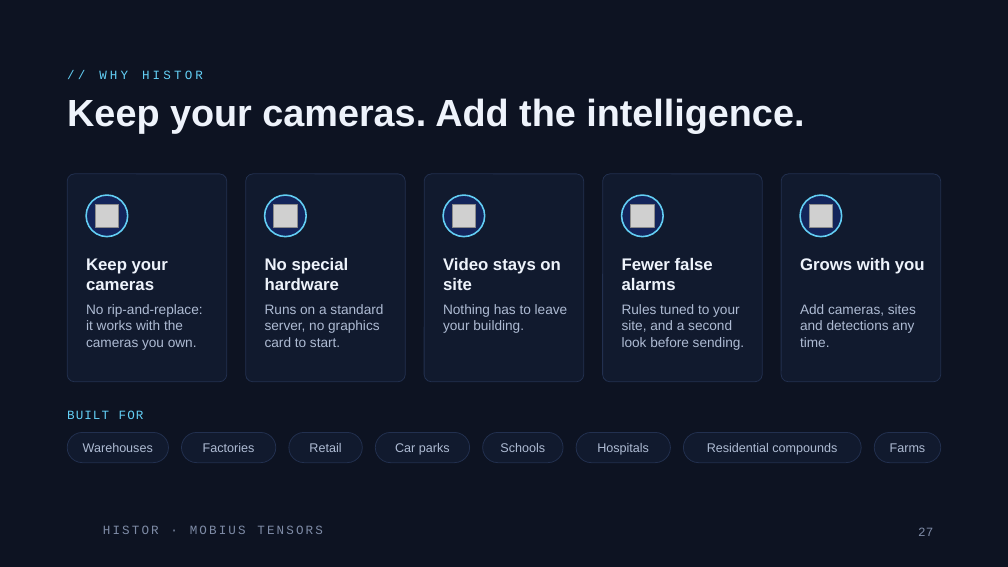
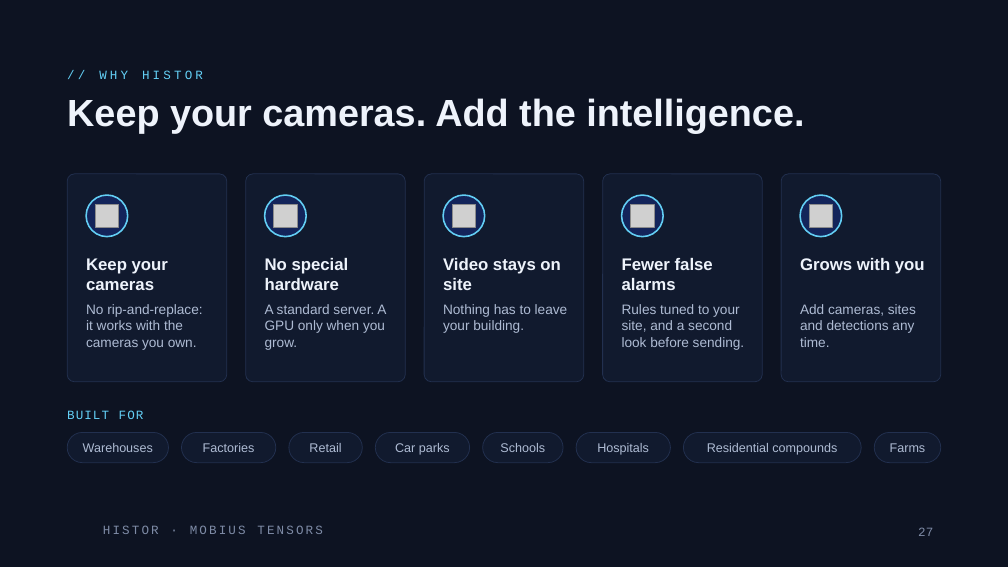
Before and after one commit to rachadlakis/mobius-tensors, a slide deck: slide 27 of projects/histor/docs/Histor.pptx. Drawn at 1008x567 pixels with LibreOffice and Linux fonts; fonts in the diff are those of the drawing; grey boxes stand for pictures; background and template pictures are left out. Boxes give left, top, right and bottom in pixels: in the first picture for what was removed or moved away, otherwise in the second. Text is boxed around its words. In the diff, an @@ line names an element or a change of style, - is before the commit and + after.

```diff
--- a/projects/histor/docs/Histor.pptx
+++ b/projects/histor/docs/Histor.pptx
@@ text at (265,304,386,350): text changed @@
-Runs on a standard server, no graphics card to start.
+A standard server. A GPU only when you grow.
```
Also in this commit, not shown: 3 other slides changed, 9 other files.
